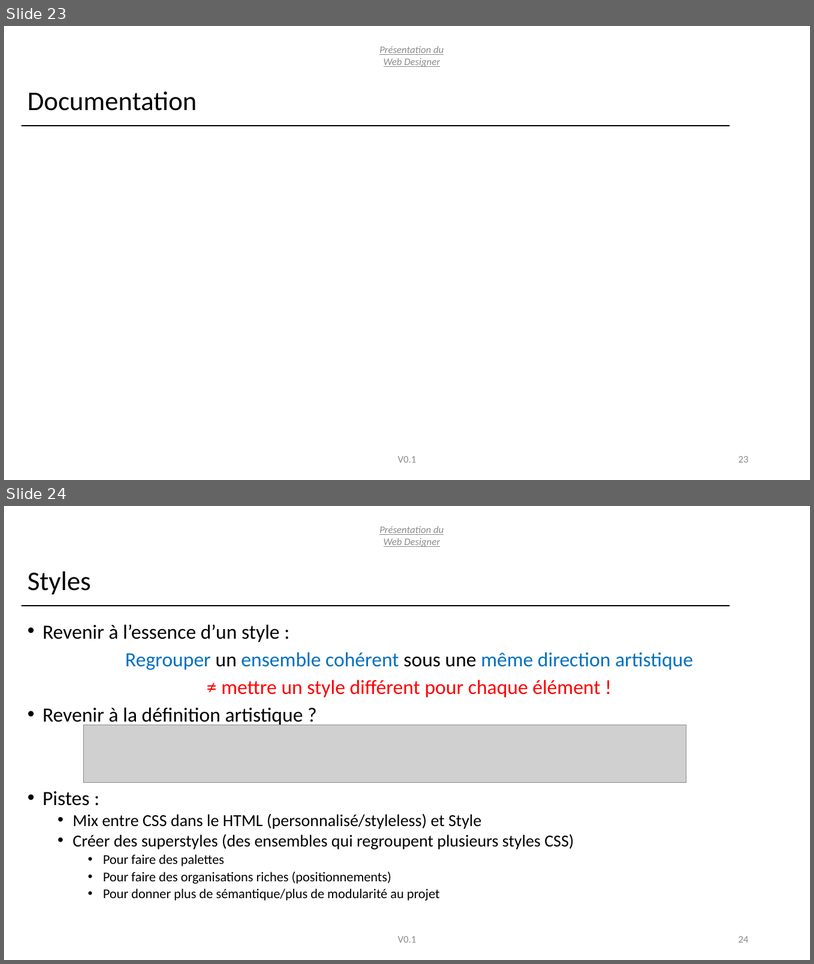
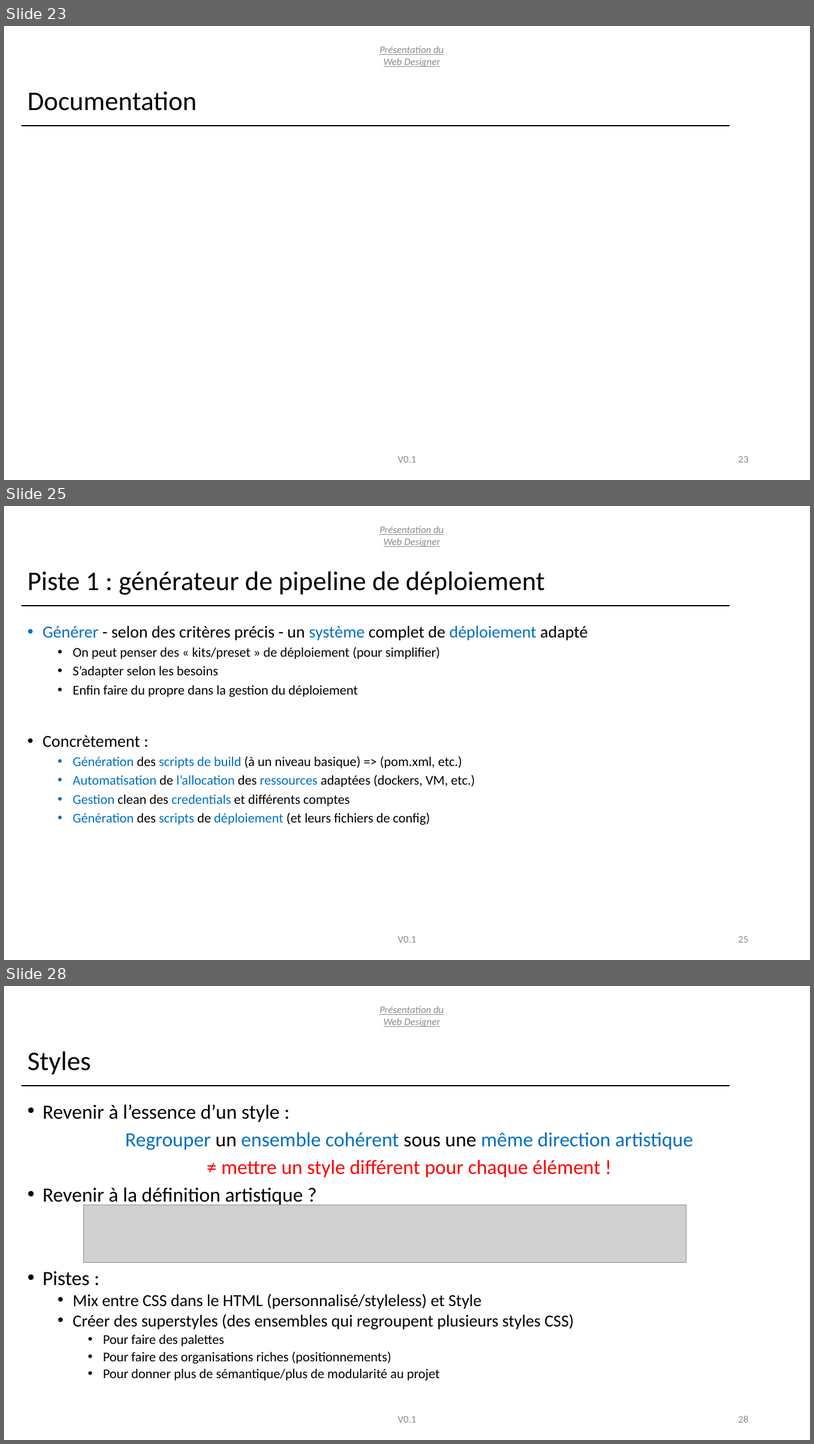
Before and after one commit to T4ouf/Web-Designer, a slide deck: doc/pitch/Presentation-Conception.pptx. Shown one above the other, each under a label of ours: slides 23 and 24 before the commit, slides 23, 25 and 28 after it; the slides between them are not shown. The pictures are 814x964 and 814x1444 pixels, drawn with LibreOffice and Linux fonts; fonts in the diff are those of the drawing; grey boxes stand for pictures. Boxes give left, top, right and bottom in pixels: in the first picture for what was removed or moved away, otherwise in the second. Text is boxed around its words. In the diff, an @@ line names an element or a change of style, - is before the commit and + after.

```diff
--- a/doc/pitch/Presentation-Conception.pptx
+++ b/doc/pitch/Presentation-Conception.pptx
@@ slide 25 added at (4, 506, 810, 960), background #FFFFFF @@
@@ text added at (380, 526, 444, 547), 12 pt, text #8C8C8C, italic, underline @@
+Présentation du Web Designer
@@ title added at (27, 571, 545, 595), 32 pt, text #000000 @@
+Piste 1 : générateur de pipeline de déploiement
@@ line added from (21, 606) to (730, 606), #000000 1.5 pt @@
@@ text added at (42, 625, 588, 825), 16 pt, text #000000 @@
+• Générer - selon des critères précis - un système complet de déploiement adapté
+  • On peut penser des « kits/preset » de déploiement (pour simplifier)
+  • S’adapter selon les besoins
+  • Enfin faire du propre dans la gestion du déploiement
+• Concrètement :
+  • Génération des scripts de build (à un niveau basique) => (pom.xml, etc.)
+  • Automatisation de l’allocation des ressources adaptées (dockers, VM, etc.)
+  • Gestion clean des credentials et différents comptes
+  • Génération des scripts de déploiement (et leurs fichiers de config)
@@ text added at (398, 936, 417, 942), 12 pt, text #8C8C8C @@
+V0.1
@@ page number added at (738, 936, 749, 942), 12 pt, text #8C8C8C @@
+25
@@ what was slide 24 is now slide 28 @@
@@ page number at (738, 1415, 749, 1422): text changed @@
-24
+28
```
Also in this commit, not shown: 1 slide changed, 3 other slides added, 4 other files.
